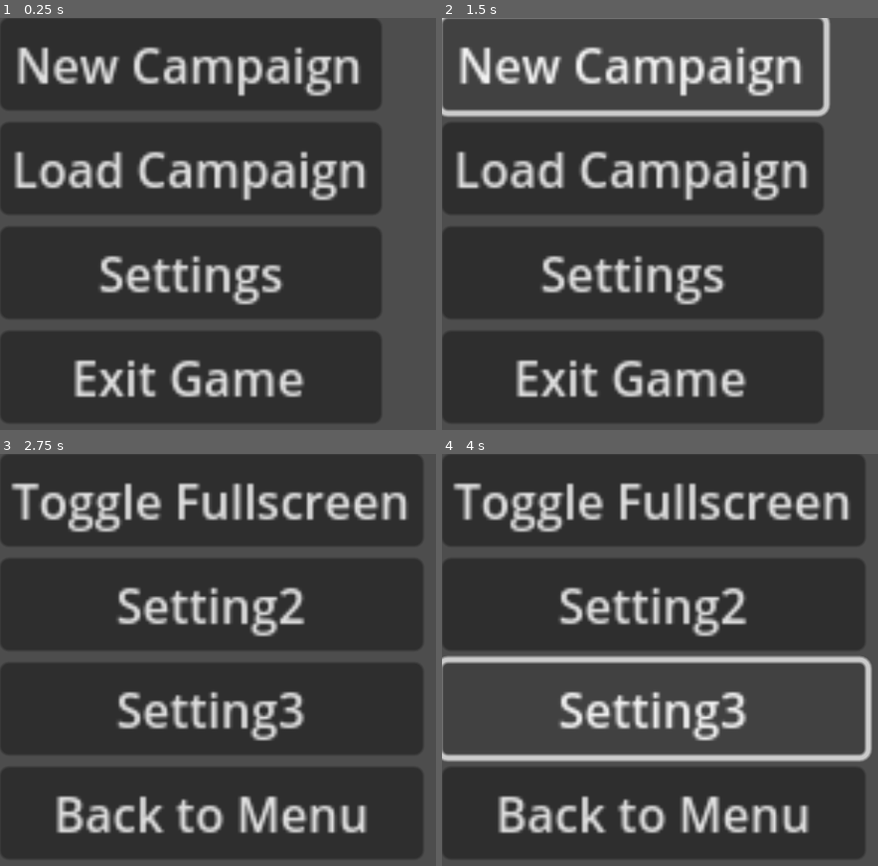
Above: before the commit, frames 1-4 (two rows, left to right).
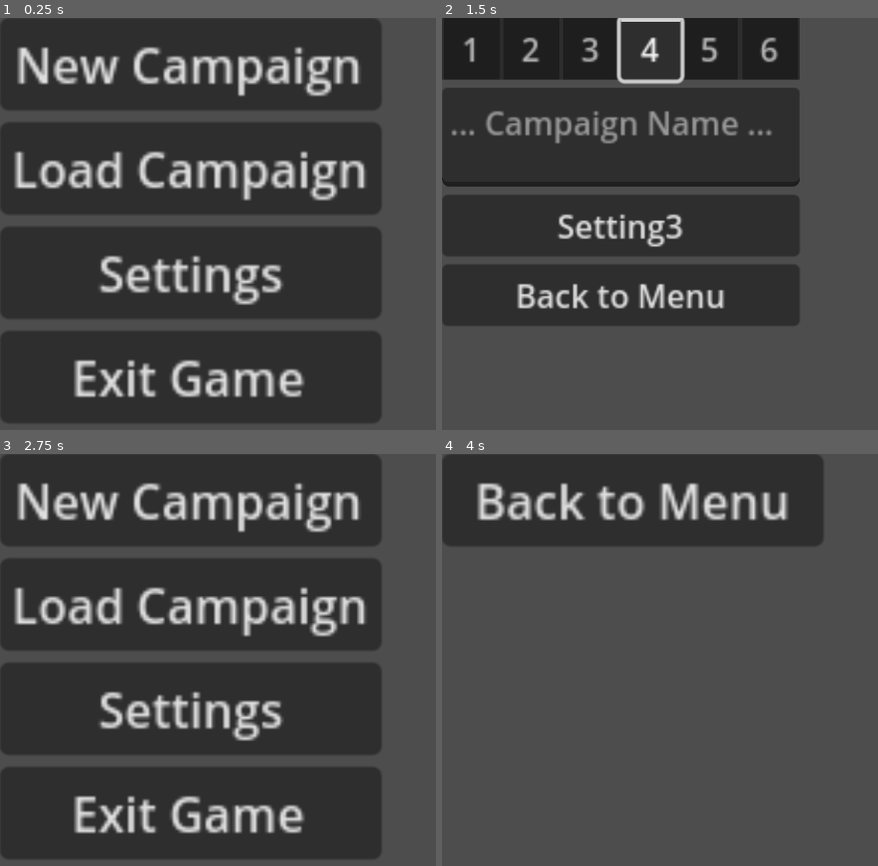
Above: after the commit, the same moments.

Repository: SootDan/DAOD
Game: Godot game, scene res://Scenes/Menu.tscn
Same seed, same stepped clock (60 frames per second), same inputs: the game is played once before the commit and once after it.
Inputs (mouse positions are in pixels of both pictures, inside the frame that each line leads up to):
- Up to frame 1 (0.25 s): no input
- Up to frame 2 (1.5 s): click "New Campaign" at 0.5 s; click (633, 63) at 1.25 s, where only the run before the commit has a clickable "New Campaign"
- Up to frame 3 (2.75 s): click (178, 730) at 2 s, where only the run after the commit has a clickable "Back to Menu"
- Up to frame 4 (4 s): click (655, 606) at 2.75 s, where only the run before the commit has a clickable "Setting2"; click (655, 709) at 3.5 s, where only the run before the commit has a clickable "Setting3"

The runs differ from the first frame. In frame 2, 49% of the frame differs, in the area x 0-90%, y 0-99%; in frame 3, 25%; in frame 4, 53%, in the area x 0-99%, y 0-99%.

Commit message:
NewGame WIP

Diff:
--- a/Scenes/Menu.tscn
+++ b/Scenes/Menu.tscn
@@ -38,9 +38,20 @@
 toggle_mode = true
 text = "Toggle Fullscreen"
 
-[node name="Setting2" type="Button" parent="Settings"]
+[node name="ChooseArray" type="OptionButton" parent="Settings"]
 layout_mode = 2
-text = "Setting2"
+item_count = 4
+selected = 0
+popup/item_0/text = "Choose Mode"
+popup/item_0/id = 3
+popup/item_0/disabled = true
+popup/item_0/separator = true
+popup/item_1/text = "Standard Array"
+popup/item_1/id = 0
+popup/item_2/text = "Point Buy"
+popup/item_2/id = 1
+popup/item_3/text = "Free For All"
+popup/item_3/id = 2
 
 [node name="Setting3" type="Button" parent="Settings"]
 layout_mode = 2
@@ -51,19 +62,24 @@
 text = "Back to Menu"
 
 [node name="NewGame" type="VBoxContainer" parent="."]
-visible = false
-offset_right = 128.0
-offset_bottom = 136.0
-scale = Vector2(15, 15)
+offset_right = 180.0
+offset_bottom = 142.0
+scale = Vector2(10, 10)
 
-[node name="ToggleFullScreen" type="Button" parent="NewGame"]
+[node name="PlayerCount" type="TabBar" parent="NewGame"]
 layout_mode = 2
-toggle_mode = true
-text = "Toggle Fullscreen"
+tab_count = 6
+tab_0/title = "1"
+tab_1/title = "2"
+tab_2/title = "3"
+tab_3/title = "4"
+tab_4/title = "5"
+tab_5/title = "6"
 
-[node name="Setting2" type="Button" parent="NewGame"]
+[node name="PlayerName" type="TextEdit" parent="NewGame"]
+custom_minimum_size = Vector2(0, 50)
 layout_mode = 2
-text = "Setting2"
+placeholder_text = "... Campaign Name ..."
 
 [node name="Setting3" type="Button" parent="NewGame"]
 layout_mode = 2
@@ -83,10 +99,11 @@
 layout_mode = 2
 text = "Back to Menu"
 
+[connection signal="pressed" from="Main/NewGame" to="." method="menu_to_new_game"]
+[connection signal="pressed" from="Main/LoadGame" to="." method="menu_to_load_game"]
 [connection signal="pressed" from="Main/Settings" to="." method="menu_to_settings"]
 [connection signal="pressed" from="Main/ExitGame" to="." method="exit_game"]
 [connection signal="pressed" from="Settings/ToggleFullScreen" to="." method="toggle_fullscreen"]
 [connection signal="pressed" from="Settings/BackToMain" to="." method="settings_to_menu"]
-[connection signal="pressed" from="NewGame/ToggleFullScreen" to="." method="toggle_fullscreen"]
-[connection signal="pressed" from="NewGame/BackToMain" to="." method="settings_to_menu"]
-[connection signal="pressed" from="LoadGame/BackToMain" to="." method="change_to_menu"]
+[connection signal="pressed" from="NewGame/BackToMain" to="." method="new_campaign_to_menu"]
+[connection signal="pressed" from="LoadGame/BackToMain" to="." method="load_campaign_to_menu"]
--- a/Script/Menu.gd
+++ b/Script/Menu.gd
@@ -1,20 +1,29 @@
 class_name Menu
 extends Node2D
 
-@onready var main: VBoxContainer = $Main
+@onready var menu: VBoxContainer = $Main
 @onready var settings: VBoxContainer = $Settings
 @onready var load_game: VBoxContainer = $LoadGame
 @onready var new_game: VBoxContainer = $NewGame
 
 
 func _ready():
-	set_menu_visibility(main)
+	set_menu_visibility(menu)
+	#settings.get_node("ChooseArray").
 
 
 
 #########################
 # Main Menu             #
 #########################
+func menu_to_new_game():
+	set_menu_visibility(new_game)
+
+
+func menu_to_load_game():
+	set_menu_visibility(load_game)
+
+
 func menu_to_settings():
 	set_menu_visibility(settings)
 
@@ -28,7 +37,7 @@
 # Settings Menu         #
 #########################
 func settings_to_menu():
-	set_menu_visibility(main)
+	set_menu_visibility(menu)
 
 
 func toggle_fullscreen():
@@ -42,19 +51,22 @@
 #########################
 # New Campaign         #
 #########################
-# TODO: All of it
+func new_campaign_to_menu():
+	set_menu_visibility(menu)
+
 
 
 #########################
 # Load Campaign         #
 #########################
-# TODO: All of it
+func load_campaign_to_menu():
+	set_menu_visibility(menu)
 
 
 #########################
 # General Methods       #
 #########################
-func set_menu_visibility(menu: VBoxContainer):
-	var i: int = menu.get_index()
+func set_menu_visibility(vbox: VBoxContainer):
+	var i: int = vbox.get_index()
 	for child in get_children():
 		child.visible = true if child.get_index() == i else false
--- a/Script/SaveGame.gd
+++ b/Script/SaveGame.gd
@@ -6,10 +6,12 @@
 @export var inventory: Resource
 
 
-func save_game():
-	ResourceSaver.save(save_game_path)
+func save_game(content):
+	var file: FileAccess = FileAccess.open("user://save_game.dat", FileAccess.WRITE)
+	file.store_string(content)
 
 
-static func load_save():
-	if ResourceLoader.exists(save_game_path):
-		return load(save_game_path)
+func load_save():
+	var file = FileAccess.open("user://save_game.dat", FileAccess.READ)
+	var content = file.get_as_text()
+	return content
Renamed: Scenes/GUI/party_frame.tscn -> Scenes/GUI/PartyFrame.tscn
Not shown, changed: README.md
